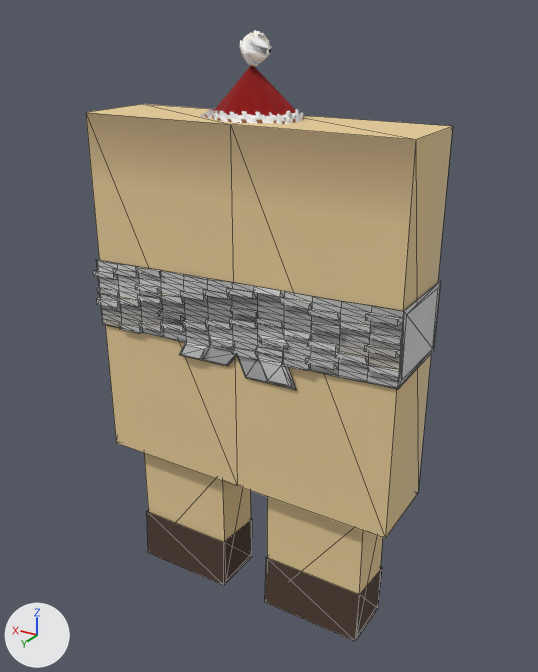
One commit to the glTF model dist/models/pet.glb: the scene before it, then after it.
One viewpoint serves both versions: a 50 mm lens placed at (-1.88, 2.59, 1.37), pointed at (-0.32, -0.02, 0.07). Lighting does not change. The marker at lower left points along +X, +Y and +Z. The older version comes first. Mesh edges are drawn as thin lines on the coarser meshes. Where no turn or scale is listed for an object, it has been applied to the vertices. Vertices at exactly the same position are counted once.

Objects in the first picture: 'Конус', 'Куб', 'Куб.001', 'Куб.002'.
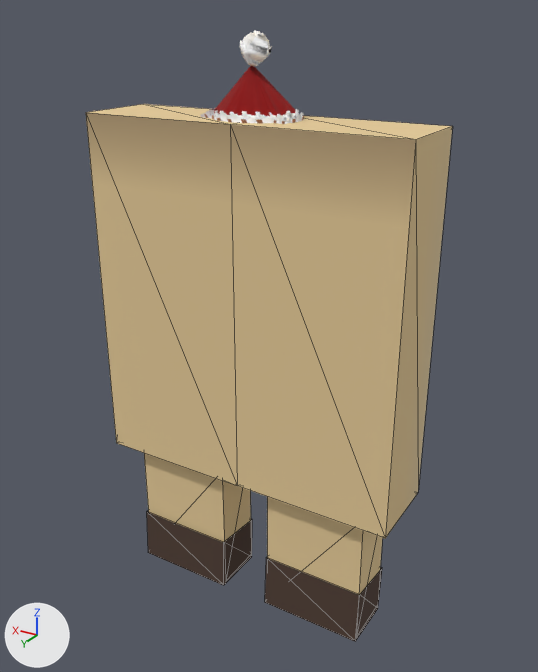
What the commit changed:
me_куб is used by ob_куб; location (-0.266, 0.0, -0.51).
me_куб had 410 vertices, 824 faces and spanned x -0.77..0.71, y -0.22..0.26, z -0.74..1.51.
me_куб now has 44 vertices, 72 faces and spans x -0.75..0.69, y -0.22..0.22, z -0.74..1.51.
me_куб part 1: the loose piece of 366 vertices spanning x -0.77..0.71, y -0.16..0.26, z 0.48..0.92 is deleted.

What differs and where, as boxes (x1, y1, x2, y2) in the pictures (538 x 672 px):
part 1 of me_куб, deleted: before (93, 260, 441, 390)
